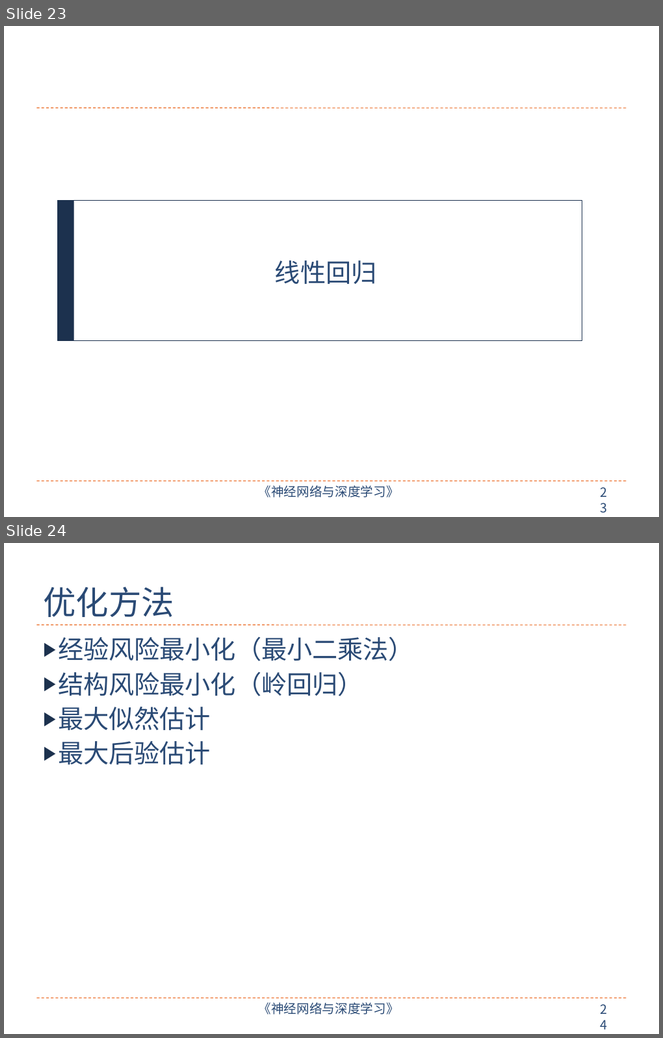
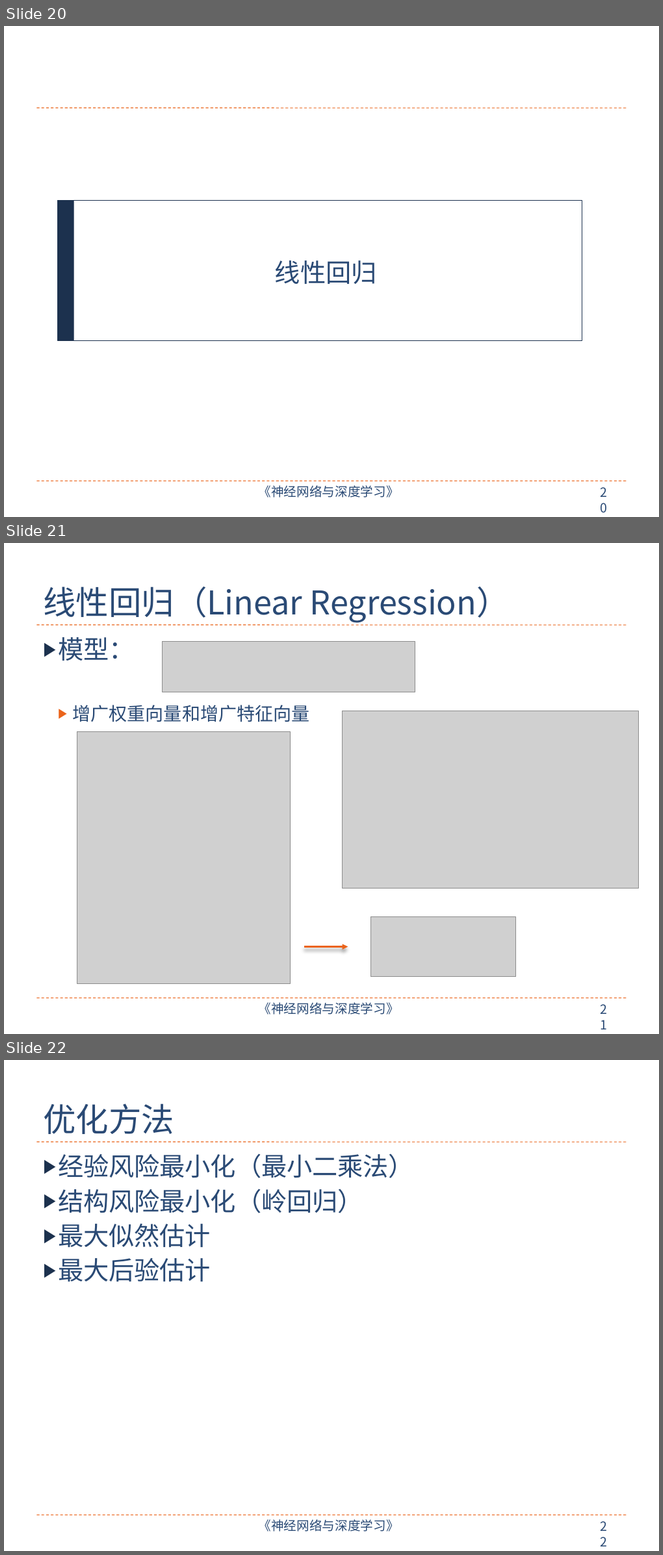
Before and after one commit to nndl/nndl.github.io, a slide deck: ppt/chap-机器学习概述.pptx. Shown one above the other, each under a label of ours: slides 23 and 24 before the commit, slides 20, 21 and 22 after it. The pictures are 663x1038 and 663x1555 pixels, drawn with LibreOffice and Linux fonts; fonts in the diff are those of the drawing; grey boxes stand for pictures. Boxes give left, top, right and bottom in pixels: in the first picture for what was removed or moved away, otherwise in the second. Text is boxed around its words. In the diff, an @@ line names an element or a change of style, - is before the commit and + after.

```diff
--- a/ppt/chap-机器学习概述.pptx
+++ b/ppt/chap-机器学习概述.pptx
@@ slide 21 added at [4, 543, 659, 1034], background #FFFFFF; not listed: 4 template elements that a slide beside it also shows @@
@@ title added at [43, 587, 510, 623], 36 pt, text #2A4A75 @@
+线性回归（Linear Regression）
@@ text added at [58, 637, 310, 722], 20 pt, text #2A4A75 @@
+▶ 模型：
+  ▶ 增广权重向量和增广特征向量
@@ picture added at [163, 641, 415, 693] @@
@@ picture added at [343, 711, 639, 888] @@
@@ picture added at [77, 732, 290, 984] @@
@@ picture added at [371, 917, 516, 977] @@
@@ arrow added from (304, 947) to (348, 947), #EB641B 2 pt @@
@@ what was slide 23 is now slide 20 @@
@@ what was slide 24 is now slide 22 @@
@@ page number at [594, 1516, 621, 1538]: text changed @@
-24
+22
```
Also in this commit, not shown: 1 slide changed, 3 other slides added, 3 slides removed, 4 other files.
